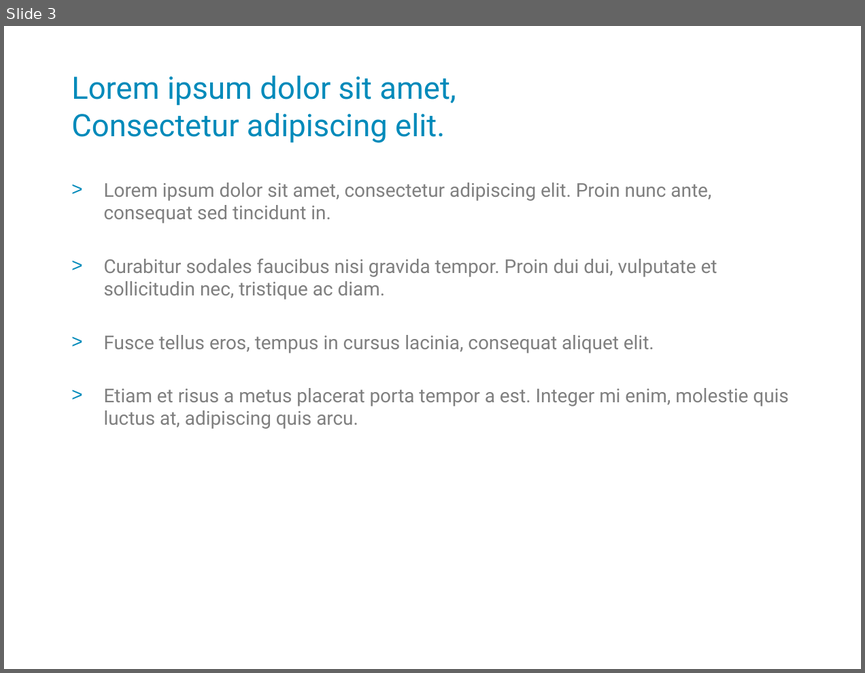
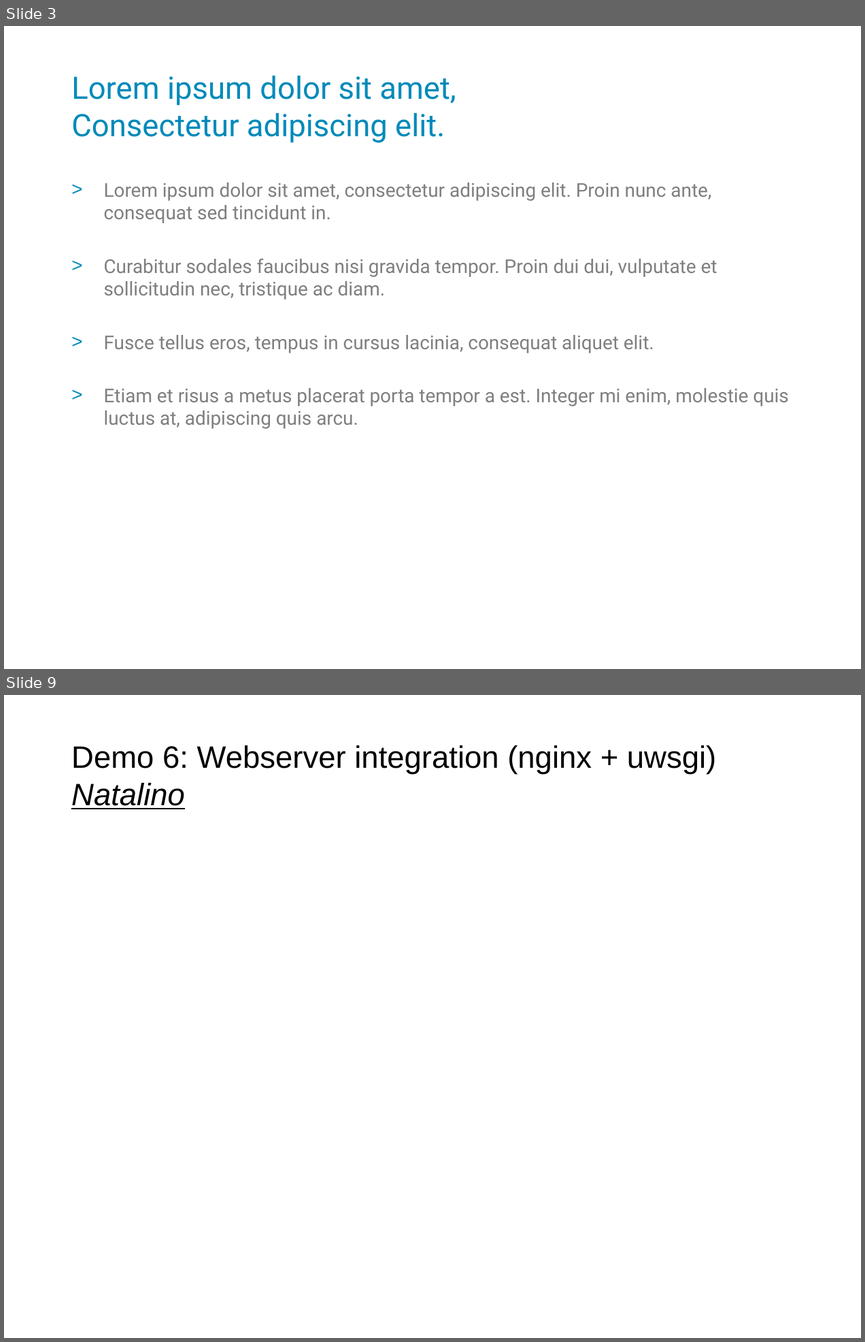
Before and after one commit to rwit/bencotto, a slide deck: doc/Django Pizza Sessie.odp. Shown one above the other, each under a label of ours: slide 3 before the commit, slides 3 and 9 after it; the slides between them are not shown. The pictures are 865x673 and 865x1342 pixels, drawn with LibreOffice and Linux fonts; fonts in the diff are those of the drawing; background and template pictures are left out. Boxes give left, top, right and bottom in pixels: in the first picture for what was removed or moved away, otherwise in the second. Text is boxed around its words. In the diff, an @@ line names an element or a change of style, - is before the commit and + after.

Commit message:
Added the demo's to the odp

```diff
--- a/doc/Django Pizza Sessie.odp
+++ b/doc/Django Pizza Sessie.odp
@@ slide 9 added at bbox=[4, 695, 861, 1338], background picture (left out) @@
@@ title added at bbox=[71, 745, 716, 809], 26 pt, text #000000 @@
+Demo 6: Webserver integration (nginx + uwsgi)
+Natalino
```
Also in this commit, not shown: 2 slides changed, 3 other slides added.
